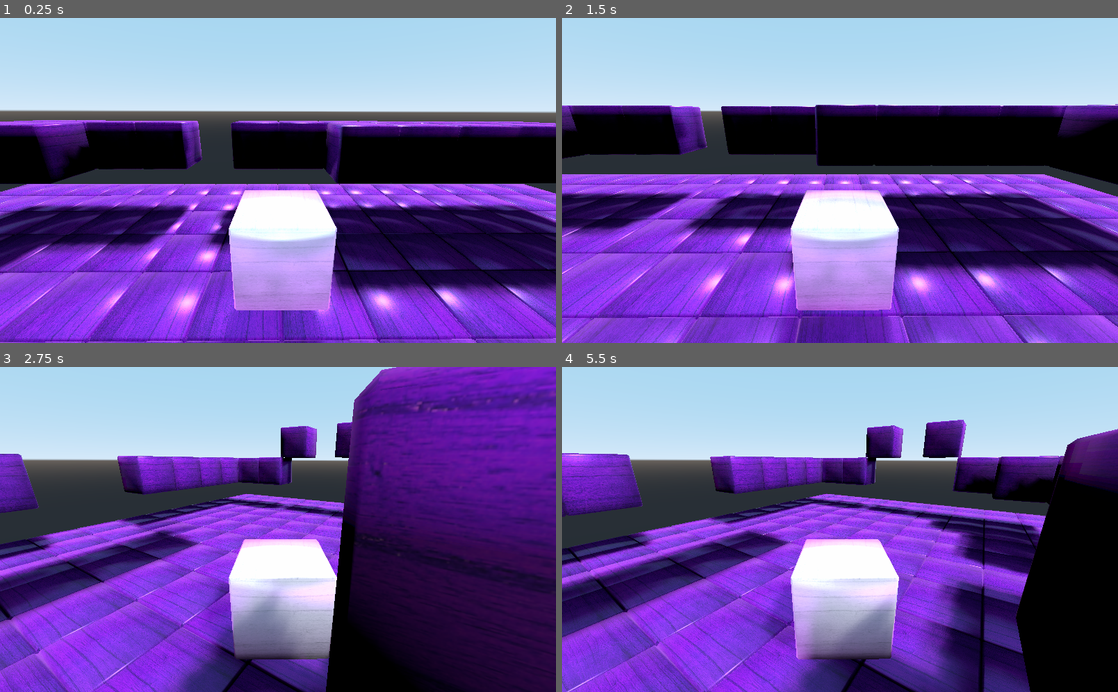
Above: before the commit, frames 1-4 (two rows, left to right).
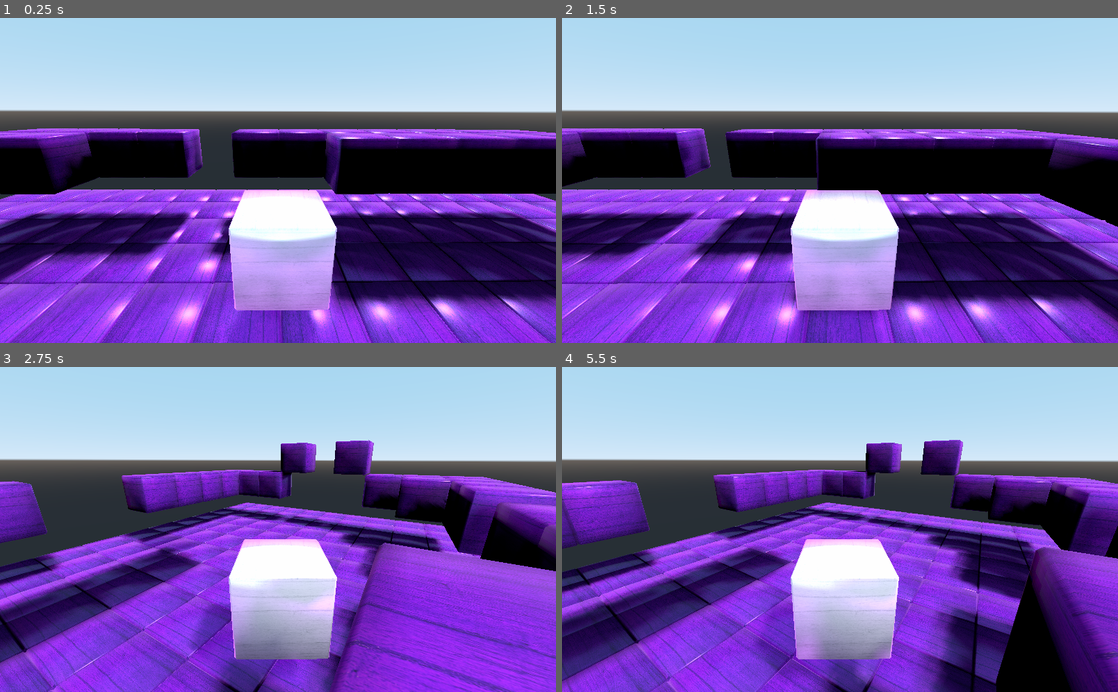
Above: after the commit, the same moments.

Repository: lmsonic/ArtGame
Game: Godot game, scene res://kinematic character/level.tscn
Two runs of this game, one before a commit and one after it. Both use one fixed random seed, a clock stepped at 60 frames per second and the inputs below. This scene is started directly instead of the project's main scene.
Inputs (mouse positions are in pixels of both pictures, inside the frame that each line leads up to):
- Up to frame 1 (0.25 s): no input
- Up to frame 2 (1.5 s): move the mouse to (812, 245) at 0.52 s; press the mouse at (812, 245) at 0.53 s; hold Up (ui_up) 0.53-1.25 s; release the mouse at (812, 245) at 1.25 s; drag from (1006, 229) to (812, 245) at 1.27 s
- Up to frame 3 (2.75 s): tap Enter at 2 s; move the mouse to (111, 480) at 2.02 s; press the mouse at (111, 480) at 2.03 s; hold Left (ui_left) from 2.03 s (still down)
- Up to frame 4 (5.5 s): release Left (ui_left) at 2.75 s; release the mouse at (673, 480) at 2.75 s; drag from (867, 529) to (673, 480) at 2.77 s; move the mouse to (756, 448) at 3.52 s; press the mouse at (756, 448) at 3.53 s; hold Down (ui_down) 3.53-4.25 s; release the mouse at (756, 448) at 4.25 s; drag from (962, 513) to (756, 448) at 4.27 s; tap Space at 5 s; move the mouse to (728, 545) at 5.02 s; press the mouse at (728, 545) at 5.03 s; hold Up (ui_up) from 5.03 s (still down)

The runs differ from the first frame. In frame 1, 36% of the frame differs, in the area x 0-100%, y 31-100%; in frame 2, 52%; in frame 3, 66%, in the area x 0-100%, y 0-100%; in frame 4, 54%.
Error after the commit: Attempt to call function 'play' in base 'null instance' on a null instance. (res://kinematic)

Commit message:
adding assets

Diff:
--- a/gui_in_3d.tscn
+++ b/gui_in_3d.tscn
@@ -13,7 +13,7 @@
 
 [sub_resource type="SpriteFrames" id=1]
 animations = [ {
-"frames": [  ],
+"frames": [ ExtResource( 6 ) ],
 "loop": true,
 "name": "idle",
 "speed": 5.0
@@ -21,6 +21,11 @@
 "frames": [ ExtResource( 6 ), ExtResource( 4 ), ExtResource( 10 ), ExtResource( 8 ), ExtResource( 7 ), ExtResource( 5 ), ExtResource( 9 ) ],
 "loop": true,
 "name": "walk",
+"speed": 5.0
+}, {
+"frames": [ ExtResource( 6 ), ExtResource( 7 ), ExtResource( 5 ), ExtResource( 9 ), ExtResource( 6 ), ExtResource( 4 ), ExtResource( 10 ) ],
+"loop": true,
+"name": "walk_reverse",
 "speed": 5.0
 } ]
 
@@ -50,7 +55,7 @@
 billboard = 2
 frames = SubResource( 1 )
 animation = "walk"
-frame = 2
+frame = 1
 playing = true
 
 [node name="CollisionShape" type="CollisionShape" parent="Cubio"]
--- a/kinematic character/cubio.gd
+++ b/kinematic character/cubio.gd
@@ -8,7 +8,7 @@
 
 var spin = 3  # rotation speed
 
-
+onready var sprite:AnimatedSprite3D = $AnimatedSprite3D
 
 var velocity = Vector3()
 var jump = false
@@ -26,6 +26,15 @@
 	if Input.is_action_pressed("ui_left"):
 		rotate_y(spin*delta)
 		velocity += -transform.basis.x * speed
+
+	if abs(velocity.x)>0 or abs(velocity.z)>0:
+		if velocity.z>0:
+			sprite.play("walk")
+		else:
+			sprite.play("walk_reverse")
+	else:
+		sprite.play("idle")
+
 	velocity.y = vy
 
 
Binary file added: assets/baul2.png
Binary file added: assets/baule.png
Binary file added: assets/npc framea/npc hand mad1.png
Binary file added: assets/npc framea/npc hand mad2.png
Binary file added: assets/npc framea/npc hand mad3.png
Binary file added: assets/npc framea/npc hand mad4.png
Binary file added: assets/npc framea/npc hand mad5.png
Binary file added: assets/npc framea/npc hand mad6.png
Binary file added: assets/npc framea/npc hand1.png
Binary file added: assets/npc framea/npc hand2.png
Binary file added: assets/npc framea/npccrouch.aseprite
Binary file added: assets/npc framea/npccrouch.png
(and 23 more such lines)
